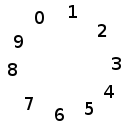
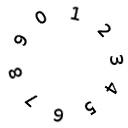
Layers edited between the first and the second 128px x 128px image:
painted on "9" over [13, 34, 28, 48]
painted on "8" over [8, 63, 23, 79]
painted on "7" over [24, 94, 38, 110]
painted on "5" over [84, 100, 97, 116]
painted on "3" over [109, 54, 124, 70]
painted on "4" over [104, 82, 118, 98]
painted on "2" over [97, 23, 112, 38]
painted on "6" over [53, 108, 64, 123]
painted on "0" over [35, 10, 47, 24]
painted on "1" over [69, 5, 80, 22]
